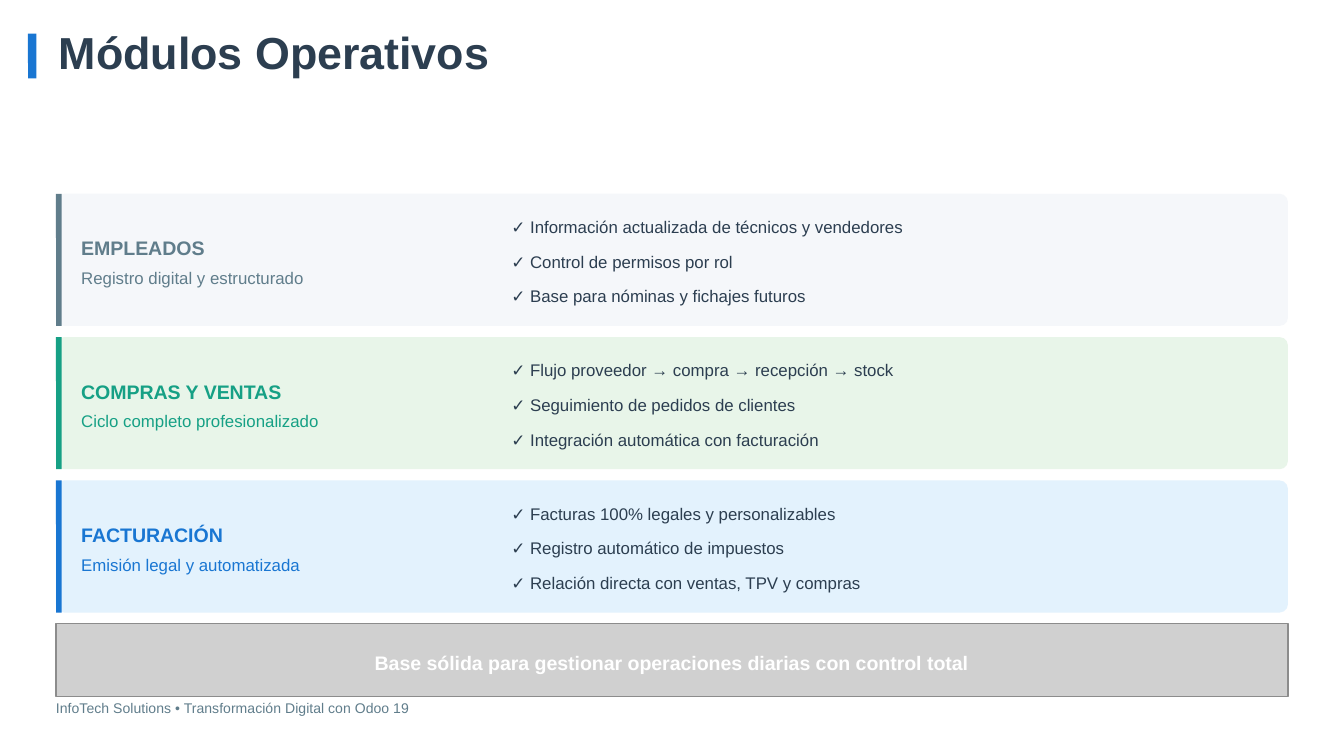
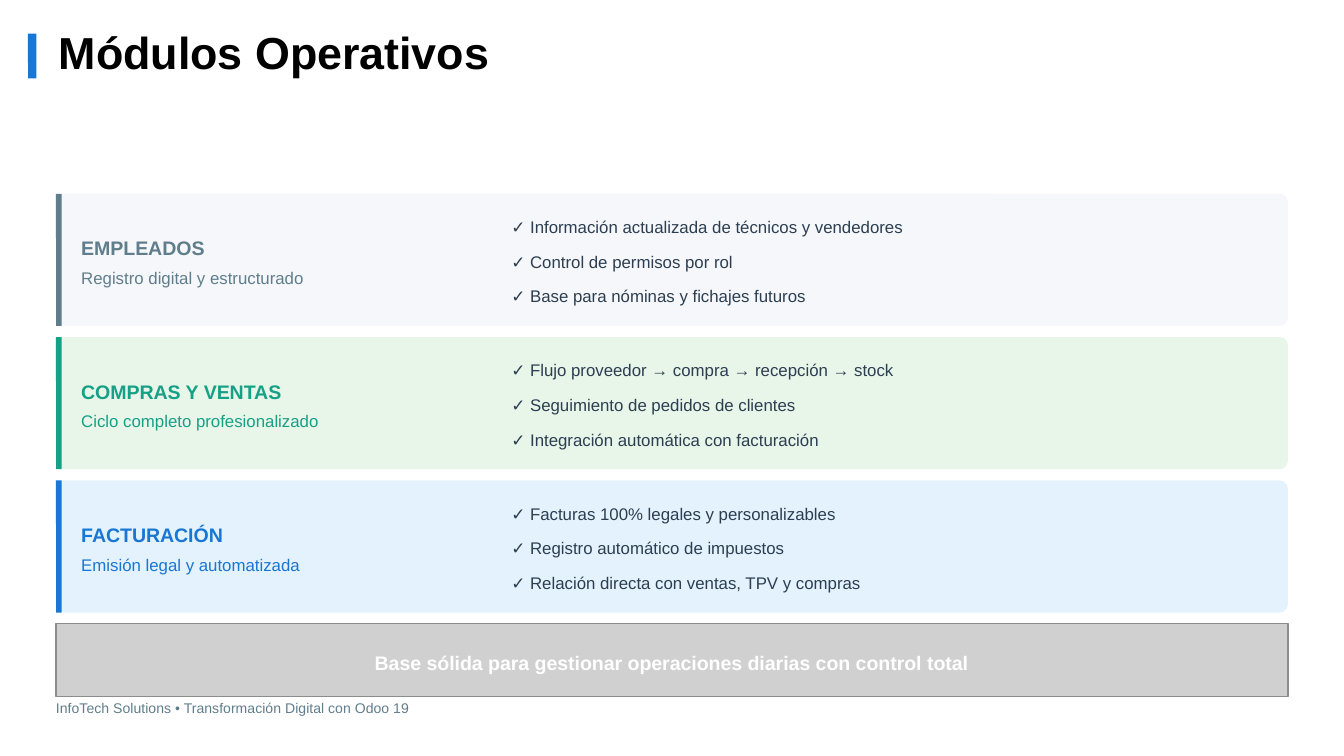
Before and after one commit to jav-anibal/mi-presentacion-odoo, a slide deck: slide 4 of files/ERP_Odoo_Transformacion_Digital.pptx. Drawn at 1344x756 pixels with LibreOffice and Linux fonts; fonts in the diff are those of the drawing; grey boxes stand for pictures. Boxes give left, top, right and bottom in pixels: in the first picture for what was removed or moved away, otherwise in the second. Text is boxed around its words. In the diff, an @@ line names an element or a change of style, - is before the commit and + after.

```diff
--- a/files/ERP_Odoo_Transformacion_Digital.pptx
+++ b/files/ERP_Odoo_Transformacion_Digital.pptx
@@ text "Módulos Operativos" at box(59, 36, 489, 78): text colour #2C3E50 to #000000 @@
```
Also in this commit, not shown: 3 other slides changed, 1 other file.
